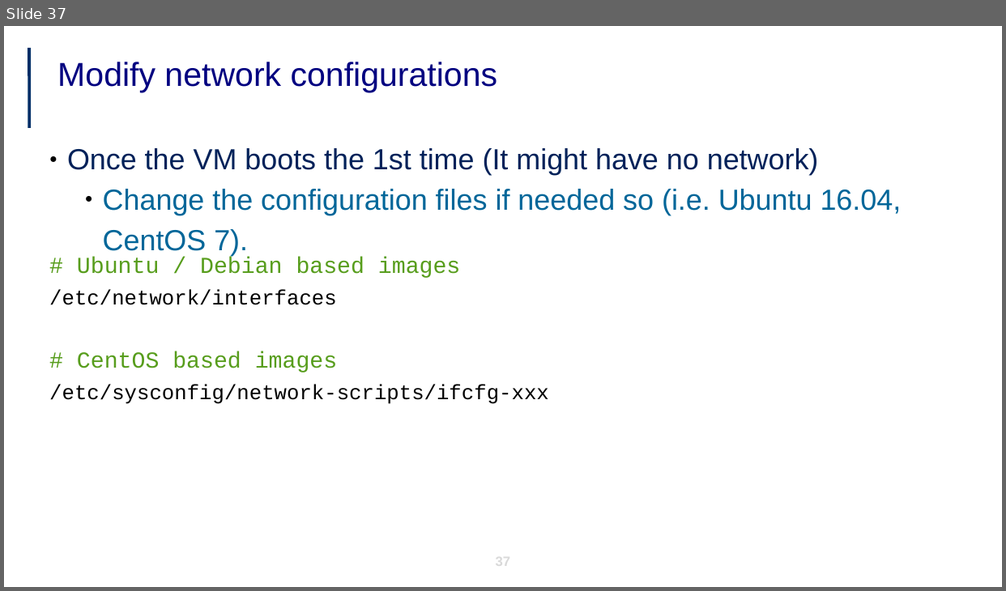
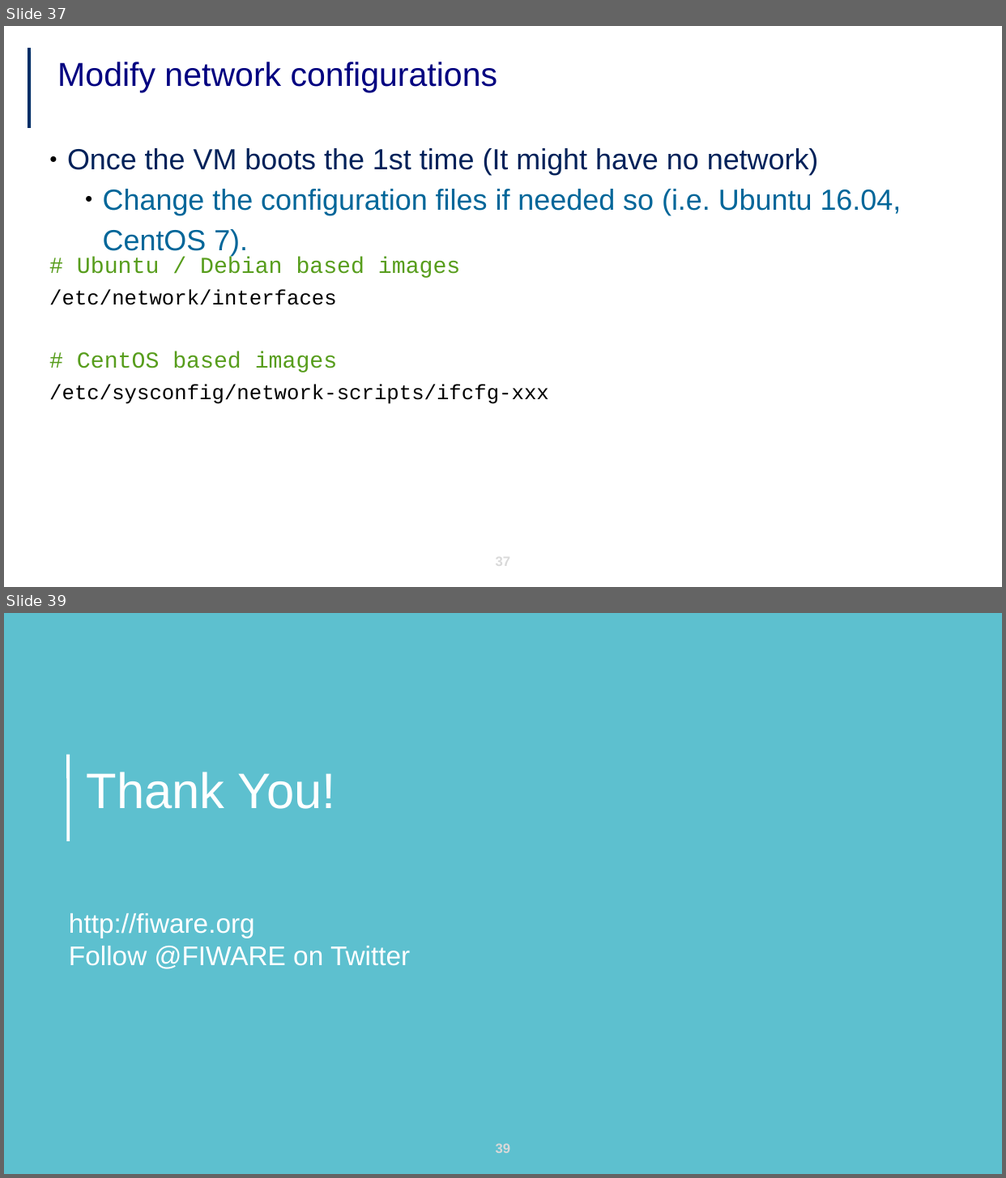
Before and after one commit to jicarretero/SummitMalaga2017, a slide deck: FiwareUtrecht.odp. Shown one above the other, each under a label of ours: slide 37 before the commit, slides 37 and 39 after it; the slides between them are not shown. The pictures are 1006x591 and 1006x1178 pixels, drawn with LibreOffice and Linux fonts; fonts in the diff are those of the drawing; background and template pictures are left out. Boxes give left, top, right and bottom in pixels: in the first picture for what was removed or moved away, otherwise in the second. Text is boxed around its words. In the diff, an @@ line names an element or a change of style, - is before the commit and + after.

```diff
--- a/FiwareUtrecht.odp
+++ b/FiwareUtrecht.odp
@@ slide 39 added at <box>4,613,1002,1174</box>, background #5DC0CF @@
@@ line added from (68, 841) to (68, 755), #FFFFFF 3 pt @@
@@ title added at <box>87,772,336,809</box>, 48 pt, text #FFFFFF @@
+Thank You!
@@ text added at <box>69,914,410,969</box>, 26 pt, text #FFFFFF @@
+http://fiware.org
+Follow @FIWARE on Twitter
@@ page number added at <box>496,1144,511,1153</box>, 13 pt, text #D9D9D9, bold @@
+39
```
Also in this commit, not shown: 3 slides changed, 5 other slides added, 5 slides removed, 2 other files.
